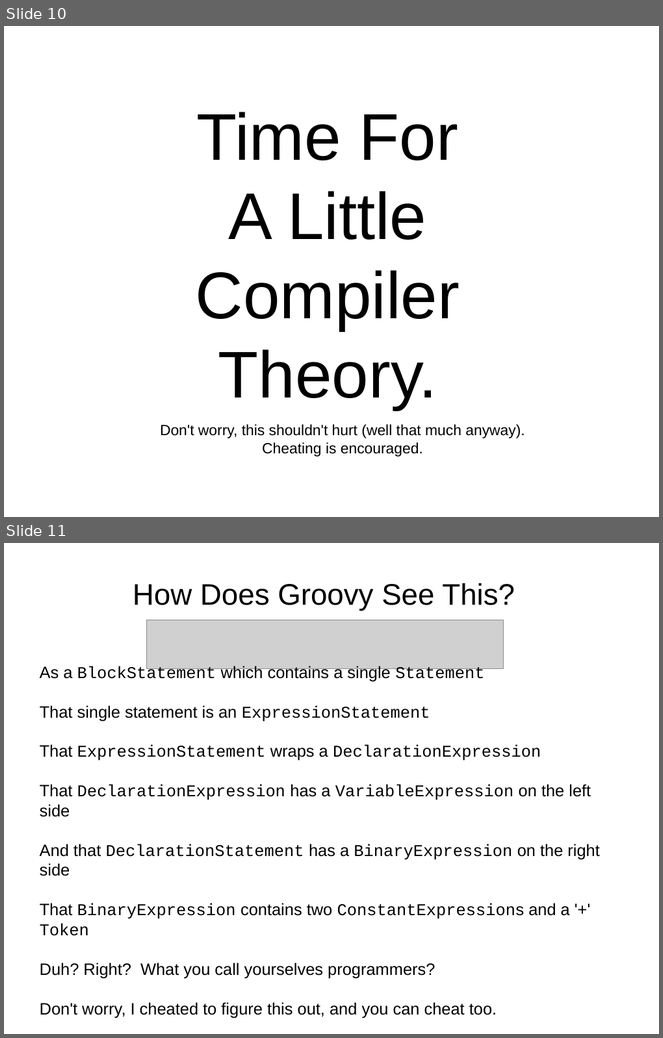
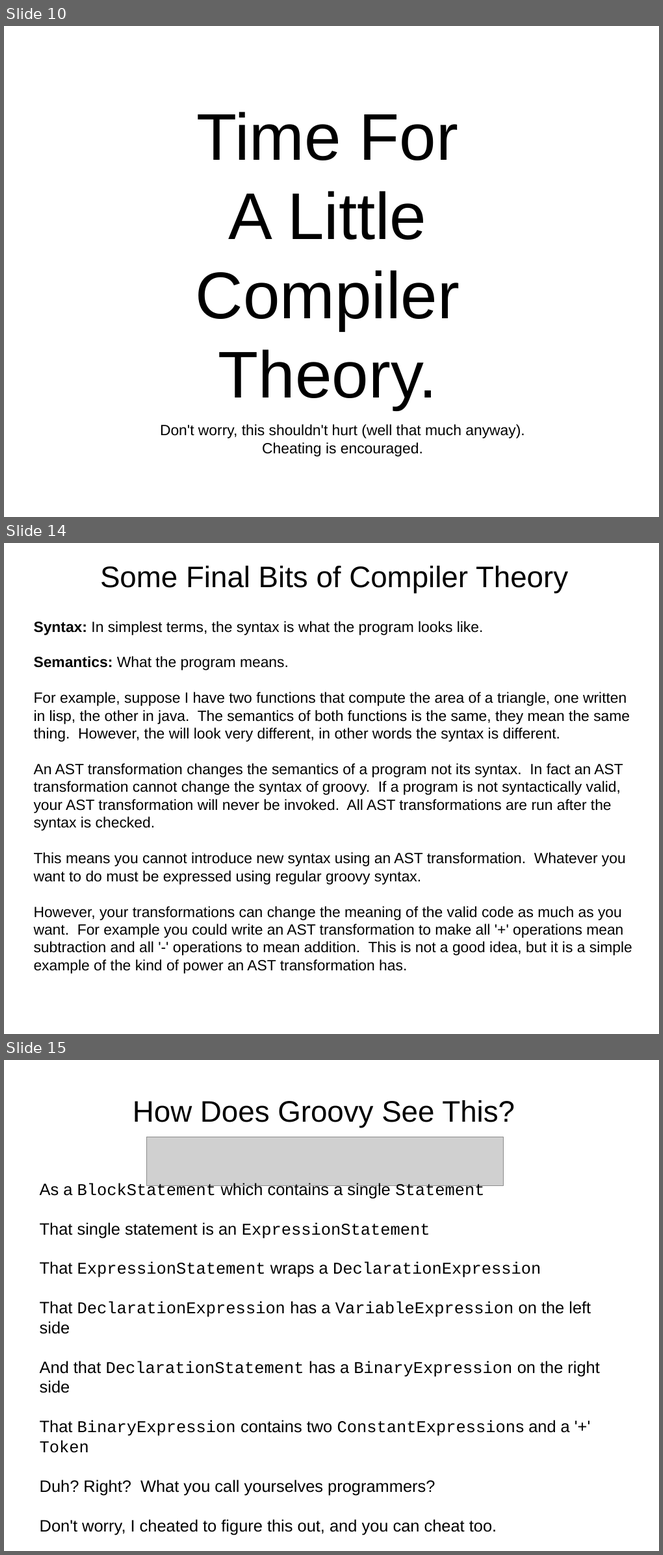
Before and after one commit to dwclark/AstTransformations, a slide deck: ast.odp. Shown one above the other, each under a label of ours: slides 10 and 11 before the commit, slides 10, 14 and 15 after it; the slides between them are not shown. The pictures are 663x1038 and 663x1555 pixels, drawn with LibreOffice and Linux fonts; fonts in the diff are those of the drawing; grey boxes stand for pictures. Boxes give left, top, right and bottom in pixels: in the first picture for what was removed or moved away, otherwise in the second. Text is boxed around its words. In the diff, an @@ line names an element or a change of style, - is before the commit and + after.

```diff
--- a/ast.odp
+++ b/ast.odp
@@ slide 14 added at (4,543,659,1034), background #FFFFFF @@
@@ text added at (100,566,568,593), 36 pt, text #000000 @@
+Some Final Bits of Compiler Theory
@@ text added at (34,621,633,956), 18 pt, text #000000 @@
+Syntax: In simplest terms, the syntax is what the program looks like.
+Semantics: What the program means.
+For example, suppose I have two functions that compute the area of a triangle, one written in lisp, the other in java. The semantics of both functions is the same, they mean the same thing. However, the will look very different, in other words the syntax is different.
+An AST transformation changes the semantics of a program not its syntax. In fact an AST transformation cannot change the syntax of groovy. If a program is not syntactically valid, your AST transformation will never be invoked. All AST transformations are run after the syntax is checked.
+This means you cannot introduce new syntax using an AST transformation. Whatever you want to do must be expressed using regular groovy syntax.
+However, your transformations can change the meaning of the valid code as much as you want. For example you could write an AST transformation to make all '+' operations mean subtraction and all '-' operations to mean addition. This is not a good idea, but it is a simple example of the kind of power an AST transformation has.
@@ what was slide 11 is now slide 15 @@
```
Also in this commit, not shown: 1 slide changed, 3 other slides added.
